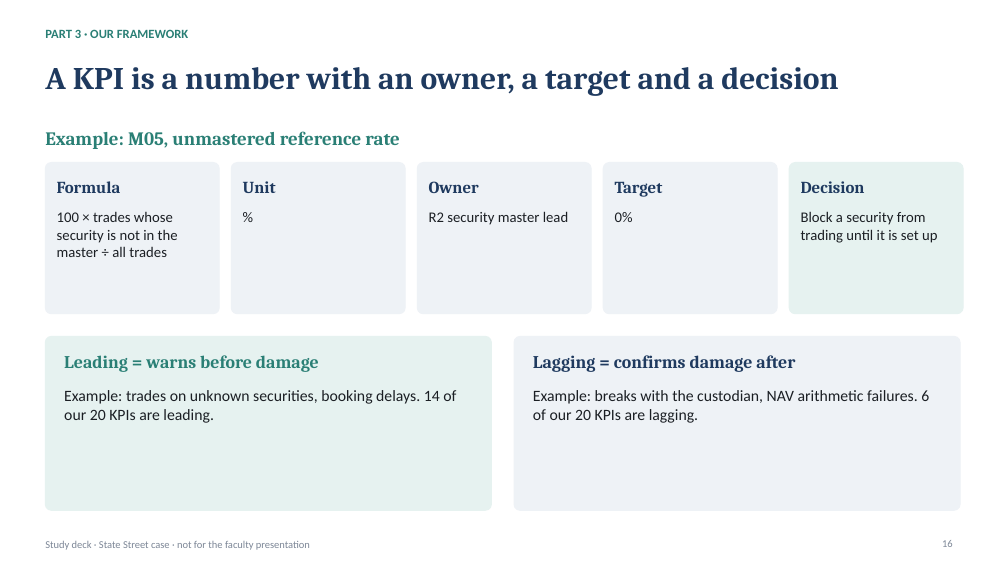
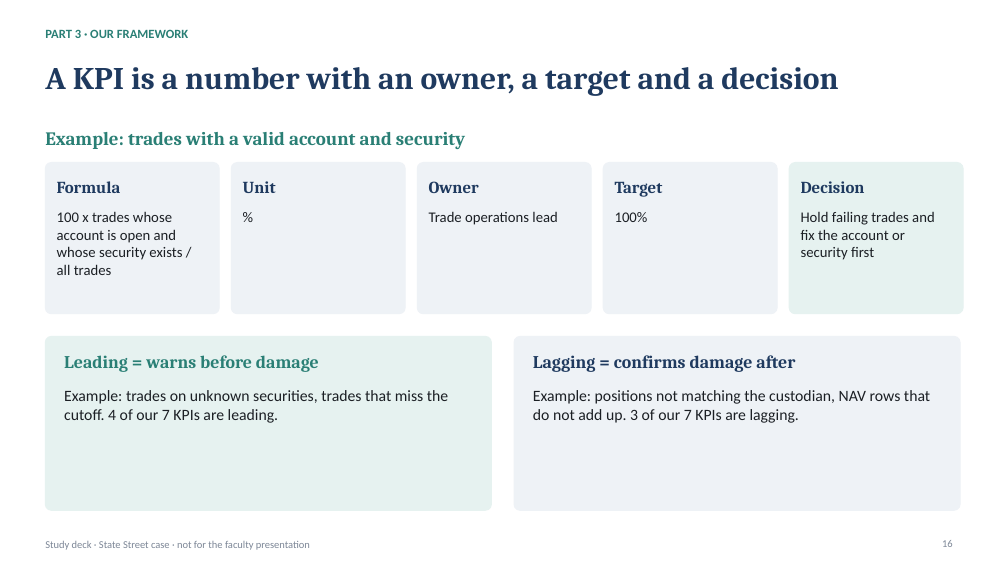
Before and after one commit to KevinRusu/BC-State-Street-Case-Competition, a slide deck: slide 16 of docs/Explainer_Deck.pptx. Drawn at 1008x567 pixels with LibreOffice and Linux fonts; fonts in the diff are those of the drawing. Boxes give left, top, right and bottom in pixels: in the first picture for what was removed or moved away, otherwise in the second. Text is boxed around its words. In the diff, an @@ line names an element or a change of style, - is before the commit and + after.

```diff
--- a/docs/Explainer_Deck.pptx
+++ b/docs/Explainer_Deck.pptx
@@ text at bbox=[45, 132, 465, 149]: text changed @@
-Example: M05, unmastered reference rate
+Example: trades with a valid account and security
@@ text at bbox=[57, 212, 182, 275]: text changed @@
-100 × trades whose security is not in the master ÷ all trades
+100 x trades whose account is open and whose security exists / all trades
@@ text at bbox=[429, 212, 557, 225]: text changed @@
-R2 security master lead
+Trade operations lead
@@ text at bbox=[615, 212, 648, 222]: text changed @@
-0%
+100%
@@ text at bbox=[801, 212, 935, 260]: text changed @@
-Block a security from trading until it is set up
+Hold failing trades and fix the account or security first
@@ text at bbox=[64, 390, 448, 423]: text changed @@
-Example: trades on unknown securities, booking delays. 14 of our 20 KPIs are leading.
+Example: trades on unknown securities, trades that miss the cutoff. 4 of our 7 KPIs are leading.
@@ text at bbox=[533, 390, 930, 423]: text changed @@
-Example: breaks with the custodian, NAV arithmetic failures. 6 of our 20 KPIs are lagging.
+Example: positions not matching the custodian, NAV rows that do not add up. 3 of our 7 KPIs are lagging.
```
Also in this commit, not shown: 12 other slides changed, 2 slides added, 2 slides removed, 25 other files.
